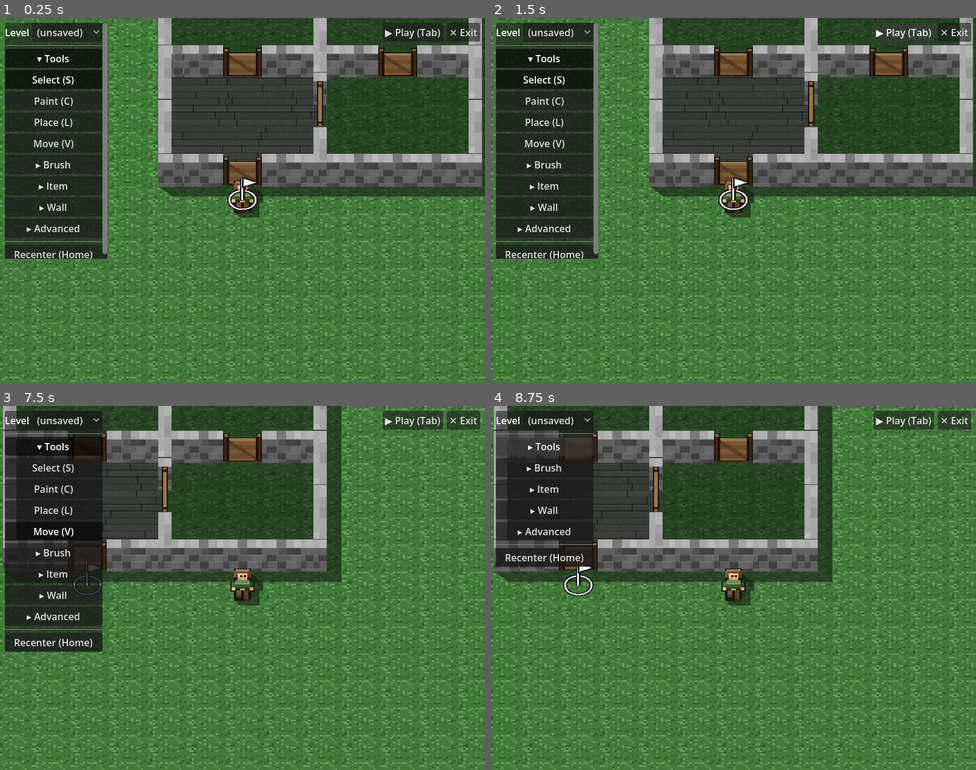
Above: before the commit, frames 1-4 (two rows, left to right).
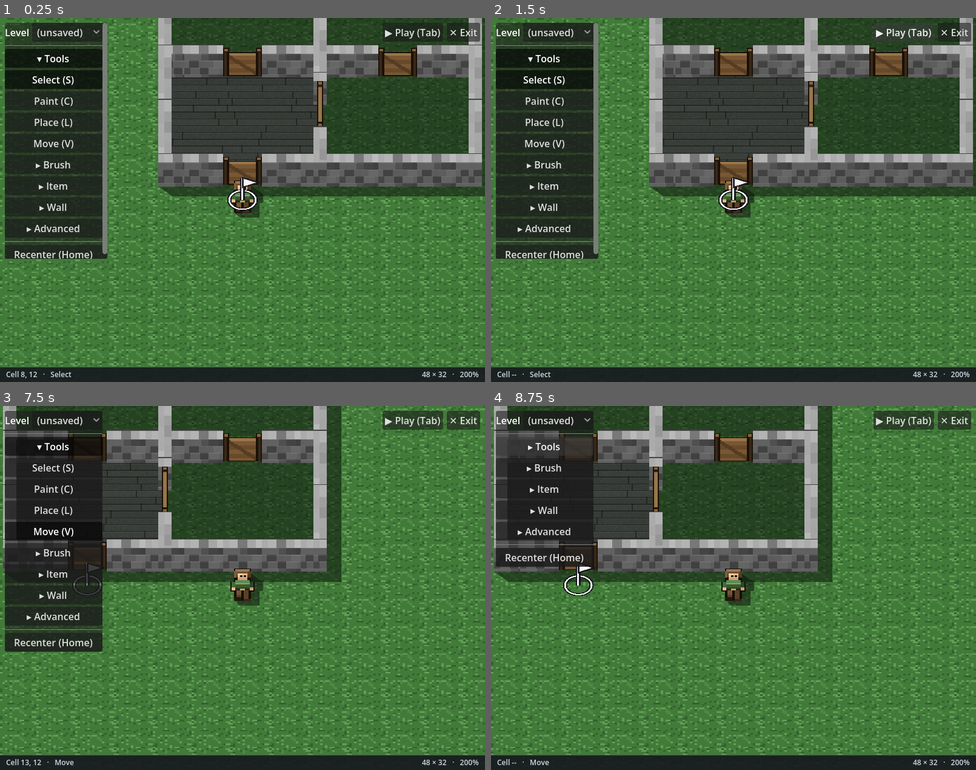
Above: after the commit, the same moments.

Repository: Malcolm-Malloy/grid-quest
Game: Godot game, scene res://main.tscn
Two runs of this game, one before a commit and one after it. Both use one fixed random seed, a clock stepped at 60 frames per second and the inputs below.
Inputs (mouse positions are in pixels of both pictures, inside the frame that each line leads up to):
- Up to frame 1 (0.25 s): no input
- Up to frame 2 (1.5 s): click "▶ Play (Tab)" at 0.5 s; click "■ Edit (Tab)" at 1.25 s
- Up to frame 3 (7.5 s): click "▶ Play (Tab)" at 2 s; tap Enter at 2.75 s; move the mouse to (349, 569) at 2.77 s; hold Right (ui_right) 2.78-3.5 s; tap Delete at 2.85 s; click (349, 569) at 2.92 s; drag from (145, 606) to (218, 660) at 3.52 s; move the mouse to (291, 507) at 4.27 s; hold Right (ui_right) 4.28-5 s; tap G at 4.35 s; click (291, 507) at 4.42 s; drag from (218, 660) to (97, 533) at 5.02 s; move the mouse to (388, 642) at 5.77 s; hold Left (ui_left) 5.78-6.5 s; tap V at 5.85 s; click (388, 642) at 5.92 s; drag from (97, 533) to (169, 497) at 6.52 s; tap Space at 7.25 s; move the mouse to (266, 588) at 7.27 s; hold Down (ui_down) from 7.28 s (still down); tap H at 7.35 s; click (266, 588) at 7.42 s
- Up to frame 4 (8.75 s): release Down (ui_down) at 8 s; click "▾ Tools" at 8 s

The runs differ from the first frame. In frame 1, 4.2% of the frame differs, in the area x 0-100%, y 95-100%; in frame 2, 4.2%; in frame 3, 4.2%; in frame 4, 4.2%.

Commit message:
Editor: a status bar (the last open Phase A group-4 item)
A thin readout along the bottom, per ROADMAP "Editor layout": hovered
cell, active tool, selection size on the left; map dimensions and zoom
on the right. Precise placement on a 48x32 grid needs coordinates, and
resizing needs to see the dimensions move.

- The two halves anchor to opposite edges, so neither field dances as
  the other's text changes - only the gap between them moves.
- It names the TOOL, not the mode: the strip merged twelve modes into
  four tools, so WAND/BOX/SELECT all read "Select", CELL -> "Paint",
  WALL -> "Place: Wall". Otherwise the bar and the strip would disagree
  about what you are holding.
- Two new FloorManager accessors. hovered_cell() gates exactly like
  _process does (nothing in PLAY, off-window, over the UI, or past the
  map edge), so the readout blanks when the highlights stand down; it is
  not _hover_cell, which the highlight paths blank while the cursor is
  still over a cell. selection_summary() reports the unit the selection
  was made in - a floor selection reads quads, not a rounded-up cell,
  when its quarters do not tile whole cells.
- Polls, except the selection: counting a floor selection's cells walks
  every selected quarter, so that one field caches off selection_changed
  instead of recomputing each frame.
- WxH is the bounding box, which only tells the whole story while the
  map is a rectangle; once holes are carved the real cell count is
  appended, in that case only.
- Brings its own near-opaque background. The default PanelContainer
  panel is nearly transparent and a render showed the text washing out
  over pale floors.
- The tool strip can grow to fill the window, so _relayout now subtracts
  the bar's height - asked of the bar, since the theme decides it, not a
  constant either of them picks.
- Tests: dev/test_status_bar (31 checks). Verified visually.

Co-Authored-By: Claude Opus 5 <noreply@anthropic.com>

Diff:
--- /dev/null
+++ b/dev/test_status_bar.gd
@@ -0,0 +1,118 @@
+extends Node
+
+# Dev-only headless test for the editor STATUS BAR (ROADMAP "Editor layout" -> "A thin status bar",
+# the last open item of Phase A group 4). Checks the bar exists, is EDIT-only chrome, reports the
+# hovered cell / active tool / selection size / map dimensions / zoom, and that the tool strip leaves
+# room for it. Text-only, no render.
+#   /Applications/Godot.app/Contents/MacOS/Godot --headless --path . res://dev/test_status_bar.tscn
+
+var _fails := 0
+
+func _check(label: String, cond: bool) -> void:
+	print(("PASS " if cond else "FAIL ") + label)
+	if not cond:
+		_fails += 1
+
+func _ready() -> void:
+	MapIO.auto_load = false
+	var main: Node = load("res://main.tscn").instantiate()
+	add_child(main)
+	await get_tree().process_frame
+	var sb = get_tree().get_first_node_in_group("status_bar")
+	_check("status bar exists (grouped)", sb != null)
+	var fm = main.get_node("World/FloorManager")
+	var gb = main.get_node("World/GridBackground")
+	var cam = main.get_node("Camera2D") as Camera2D
+
+	# --- editor-only chrome, exactly like the tool strip ---
+	EditorMode.set_mode(EditorMode.Mode.EDIT)
+	_check("visible in EDIT", sb.visible)
+	EditorMode.set_mode(EditorMode.Mode.PLAY)
+	_check("hidden in PLAY", not sb.visible)
+	EditorMode.set_mode(EditorMode.Mode.EDIT)
+
+	# --- hovered cell. Headless has no real pointer, so drive FloorManager's own accessor: it must
+	# report nothing while the cursor is away or the mode is PLAY, which is when the highlights are
+	# also standing down.
+	_check("hovered_cell reports nothing with the cursor off the window",
+		fm.hovered_cell() == fm.INVALID_CELL)
+	EditorMode.set_mode(EditorMode.Mode.PLAY)
+	_check("hovered_cell reports nothing in PLAY", fm.hovered_cell() == fm.INVALID_CELL)
+	EditorMode.set_mode(EditorMode.Mode.EDIT)
+	_check("the readout says 'Cell --' when there is no cell", "Cell --" in sb._compose_left())
+
+	# --- active tool: the bar must name the MERGED tool the user picked, not the internal mode ---
+	fm.set_mode(fm.Mode.CELL)
+	_check("Cell mode reads as Paint", "Paint" in sb._compose_left())
+	fm.set_mode(fm.Mode.FINE)
+	_check("Fine mode names the grain", "Paint (Fine)" in sb._compose_left())
+	fm.set_mode(fm.Mode.DOOR)
+	_check("Door mode reads as Place: Door", "Place: Door" in sb._compose_left())
+	fm.set_mode(fm.Mode.BOX)
+	_check("Box mode reads as Select (all three select modes are one tool)",
+		"Select" in sb._compose_left())
+	_check("every mode has a name", sb.TOOL_NAMES.size() == fm.Mode.size())
+
+	# --- selection size, in the unit the selection was made in ---
+	_check("no selection field with nothing selected", not ("Sel " in sb._compose_left()))
+	_check("selection_summary is empty with nothing selected", fm.selection_summary() == "")
+	# a floor selection is quarter-grained: whole cells report cells, a partial cell reports quads
+	# Each change goes through _refresh_selection_overlay, the real path that emits selection_changed --
+	# the bar CACHES the selection off that signal (recounting every selected quarter each frame would
+	# be the one expensive thing on a per-frame readout), so the signal is part of what is under test.
+	fm._sel_kind = "floor"
+	fm._sel_quads = {Vector2i(4, 4): true, Vector2i(5, 4): true, Vector2i(4, 5): true, Vector2i(5, 5): true}
+	fm._refresh_selection_overlay()
+	_check("four quarters of one cell report 1 cell", fm.selection_summary() == "1 cell")
+	_check("the bar shows the selection", "Sel 1 cell" in sb._compose_left())
+	fm._sel_quads.erase(Vector2i(5, 5))
+	fm._refresh_selection_overlay()
+	_check("a partial cell reports quads, not a rounded-up cell", fm.selection_summary() == "3 quads")
+	_check("the bar followed the change without being told twice", "Sel 3 quads" in sb._compose_left())
+	fm._clear_selection()
+	fm._refresh_selection_overlay()
+	# a wall selection counts walls
+	fm._sel_kind = "wall"
+	fm._sel_cells = {Vector2i(1, 1): true, Vector2i(2, 1): true}
+	fm._refresh_selection_overlay()
+	_check("a wall selection counts walls", fm.selection_summary() == "2 walls")
+	_check("the bar shows walls too", "Sel 2 walls" in sb._compose_left())
+	fm._clear_selection()
+	fm._refresh_selection_overlay()
+	_check("clearing the selection drops the field", fm.selection_summary() == "")
+	_check("...and the bar drops it too", not ("Sel " in sb._compose_left()))
+
+	# --- map dimensions + zoom (the right half) ---
+	gb.set_grid_size(48, 32)
+	gb.set_absent_cells({})
+	cam.zoom = Vector2(2, 2)
+	var right: String = sb._compose_right()
+	_check("dimensions read as the grid size", "48 × 32" in right)
+	_check("zoom reads as a percentage", "200%" in right)
+	cam.zoom = Vector2(0.5, 0.5)
+	_check("zoom follows the camera", "50%" in sb._compose_right())
+	# a jagged map's bounding box overstates it, so the true cell count is appended -- but only then
+	_check("a full rectangle shows no cell count", not ("cells" in right))
+	gb.set_absent_cells({Vector2i(0, 0): true, Vector2i(1, 0): true, Vector2i(2, 0): true})
+	_check("a map with holes appends the real cell count", "(1533 cells)" in sb._compose_right())
+	gb.set_absent_cells({})
+
+	# --- the two pieces of EDIT-only chrome on the left/bottom do not overlap ---
+	var ts = get_tree().get_first_node_in_group("tool_strip")
+	ts._relayout()
+	var vp: float = ts.get_viewport().get_visible_rect().size.y
+	_check("the tool strip reserves the bar's REAL height, not a guess",
+		ts._scroll.custom_minimum_size.y <= vp - sb.height())
+	# the theme decides how tall one line of text in a PanelContainer is, so the bar measures itself
+	# rather than trusting the constant; the constant is only the floor.
+	_check("the bar reports at least its declared floor", sb.height() >= sb.HEIGHT)
+	_check("the reported height is the panel's own minimum",
+		sb.height() == max(sb._panel.get_combined_minimum_size().y, sb.HEIGHT))
+	_check("a taller-than-declared bar grows UP, staying flush with the bottom edge",
+		sb._panel.grow_vertical == Control.GROW_DIRECTION_BEGIN)
+
+	# --- the readout is inert: it must never eat the hover the map tools need ---
+	_check("the bar ignores the mouse", sb._panel.mouse_filter == Control.MOUSE_FILTER_IGNORE)
+
+	print("RESULT: %s (%d failures)" % ["OK" if _fails == 0 else "FAILURES", _fails])
+	get_tree().quit(_fails)
--- /dev/null
+++ b/dev/test_status_bar.tscn
@@ -0,0 +1,6 @@
+[gd_scene format=3 uid="uid://c1qs7nvxk2bar"]
+
+[ext_resource type="Script" path="res://dev/test_status_bar.gd" id="1"]
+
+[node name="TestStatusBar" type="Node"]
+script = ExtResource("1")
--- a/floors/floor_manager.gd
+++ b/floors/floor_manager.gd
@@ -1059,6 +1059,38 @@
 func mode() -> int:
 	return _mode
 
+# --- status bar API (ui/status_bar.gd): read-only descriptions of the current editing state ---
+
+# The map cell under the pointer, or INVALID_CELL when there is no cell to report: in PLAY, with the
+# cursor off the game window or over the editor UI, or past the edge of the map (a hole in a jagged
+# map counts as past it -- an absent cell is void, not part of the map). The gating deliberately
+# mirrors _process's, so the readout goes blank exactly when the hover highlights stand down.
+# NOT the same thing as _hover_cell, which is a dedupe tracker the highlight paths blank out while
+# the cursor is still very much over a cell.
+func hovered_cell() -> Vector2i:
+	if EditorMode.is_play() or not _mouse_inside or _pointer_over_ui():
+		return INVALID_CELL
+	var local := get_local_mouse_position()
+	var cell := Vector2i(floori(local.x / CELL), floori(local.y / CELL))
+	var gb = get_node_or_null("../GridBackground")
+	if gb != null and not gb.cell_present(cell.x, cell.y):
+		return INVALID_CELL
+	return cell
+
+# How big the committed selection is, in the unit it was actually made in ("" when nothing is
+# selected). A floor selection is QUARTER-grained, so it reports cells only when its quarters tile
+# whole cells and quads otherwise: half a cell must never read as a whole one.
+func selection_summary() -> String:
+	if has_floor_selection():
+		var cells: int = selection_lit_cells().size()
+		if _sel_quads.size() == cells * 4:
+			return "%d cell%s" % [cells, "" if cells == 1 else "s"]
+		return "%d quad%s" % [_sel_quads.size(), "" if _sel_quads.size() == 1 else "s"]
+	if has_wall_selection():
+		var n: int = _sel_cells.size()
+		return "%d wall%s" % [n, "" if n == 1 else "s"]
+	return ""
+
 # --- persistent Brush panel API (tool_strip.gd): read + set the armed floor brush without the menu ---
 
 func is_armed() -> bool:
--- a/main.tscn
+++ b/main.tscn
@@ -16,6 +16,7 @@
 [ext_resource type="Script" path="res://ui/inspector.gd" id="14"]
 [ext_resource type="Script" path="res://world/spawn_marker.gd" id="15"]
 [ext_resource type="Script" path="res://world/pickups.gd" id="16"]
+[ext_resource type="Script" path="res://ui/status_bar.gd" id="17"]
 
 [node name="Main" type="Node2D"]
 
@@ -77,3 +78,6 @@
 
 [node name="Inspector" type="CanvasLayer" parent="."]
 script = ExtResource("14")
+
+[node name="StatusBar" type="CanvasLayer" parent="."]
+script = ExtResource("17")
--- /dev/null
+++ b/ui/status_bar.gd
@@ -0,0 +1,161 @@
+extends CanvasLayer
+
+# The editor status bar (ROADMAP "Editor layout" -> "A thin status bar"): a strip along the bottom
+# showing the live editing state the other chrome does not -- hovered cell, active tool, selection
+# size, map dimensions and zoom. Precise placement on a 48x32 grid needs coordinates, and resizing
+# needs to see the dimensions change, so this is read-only readout, never a control.
+#
+# Editor-only chrome, like the tool strip: it hides in PLAY (see EditorMode). The left tool strip
+# reserves HEIGHT at the bottom of the window so a full-height strip cannot sit under the bar.
+#
+# It POLLS rather than subscribing. The hovered cell changes with mouse motion AND with camera pan,
+# so there is no one signal to hang it on; a per-frame read of a handful of values is cheaper than
+# the plumbing, and the label is only re-set when the composed text actually changes, so a still
+# mouse costs nothing downstream.
+
+# The bar's height is whatever the theme's PanelContainer needs around one line of 12px text (36px
+# with the default theme), NOT a number we pick: hard-coding one just makes the strip's reservation
+# wrong when the theme changes. HEIGHT is only the floor and the pre-instantiation fallback; height()
+# below is the truth, and the tool strip asks for it.
+const HEIGHT := 24
+
+# authoring modes, mirrored from FloorManager.Mode (the M_* order MUST match that enum), the same
+# way ui/tool_strip.gd mirrors it.
+enum { M_WAND, M_CELL, M_FINE, M_ERASE, M_WALL, M_DOOR, M_SELECT, M_BOX, M_BRIDGE, M_MOVE, M_EYEDROP,
+	M_SPAWN, M_ITEM }
+
+# What each mode is CALLED, in the merged four-tool vocabulary the strip now speaks (Select / Paint /
+# Place / Move, see tool_strip.gd): the bar must name the tool the user picked, not the internal mode
+# it resolved to, or the readout and the strip would disagree. Erase and Eyedropper have no strip
+# button but are still modes you can be in (E / I), so they name themselves.
+const TOOL_NAMES := {
+	M_WAND: "Select", M_BOX: "Select", M_SELECT: "Select",
+	M_CELL: "Paint", M_FINE: "Paint (Fine)",
+	M_WALL: "Place: Wall", M_DOOR: "Place: Door", M_BRIDGE: "Place: Bridge",
+	M_ITEM: "Place: Item", M_SPAWN: "Place: Spawn",
+	M_MOVE: "Move", M_ERASE: "Erase", M_EYEDROP: "Eyedropper",
+}
+
+const SEP := "   ·   "
+
+var _panel: PanelContainer
+var _left: Label   # hovered cell, active tool, selection -- grows rightward from a fixed left edge
+var _right: Label  # map size, zoom -- grows leftward from a fixed right edge
+var _last_left := ""
+var _last_right := ""
+# The selection field is the one value that is expensive to derive (a floor selection's cell count
+# walks every selected quarter) and the only one that cannot change without announcing itself -- so
+# it is the one thing here that is cached off a signal rather than polled each frame.
+var _sel_text := ""
+
+func _ready() -> void:
+	layer = 8 # below the inspector (9) and the mode toggle (10), above the world
+	add_to_group("status_bar")
+	visible = EditorMode.is_edit()
+	EditorMode.changed.connect(func(_m): visible = EditorMode.is_edit())
+
+	_panel = PanelContainer.new()
+	_panel.set_anchors_preset(Control.PRESET_BOTTOM_WIDE)
+	_panel.offset_top = -HEIGHT # a floor, not a cap: the theme's own margins may make it taller
+	_panel.grow_vertical = Control.GROW_DIRECTION_BEGIN # if it is taller, it grows UP, staying flush
+	_panel.mouse_filter = Control.MOUSE_FILTER_IGNORE # a readout is not a target: never steal the hover
+	# The default PanelContainer panel is nearly transparent, which left the text washing out over pale
+	# floors (verified against a render). A readout has to be readable over ANY map, so the bar brings
+	# its own near-opaque dark ground with a hairline top edge to separate it from the world above.
+	var bg := StyleBoxFlat.new()
+	bg.bg_color = Color(0.09, 0.10, 0.12, 0.92)
+	bg.border_color = Color(0.30, 0.33, 0.38, 0.9)
+	bg.border_width_top = 1
+	bg.content_margin_left = 10
+	bg.content_margin_right = 10
+	bg.content_margin_top = 4
+	bg.content_margin_bottom = 4
+	_panel.add_theme_stylebox_override("panel", bg)
+	add_child(_panel)
+
+	var row := HBoxContainer.new()
+	row.mouse_filter = Control.MOUSE_FILTER_IGNORE
+	row.add_theme_constant_override("separation", 12)
+	_panel.add_child(row)
+
+	# The two halves are anchored to opposite edges so neither field DANCES as the other's text
+	# changes: only the gap between them moves.
+	_left = _make_label()
+	_left.size_flags_horizontal = Control.SIZE_EXPAND_FILL
+	row.add_child(_left)
+
+	_right = _make_label()
+	_right.horizontal_alignment = HORIZONTAL_ALIGNMENT_RIGHT
+	row.add_child(_right)
+
+	var fm = _floor_manager()
+	if fm != null:
+		fm.selection_changed.connect(_on_selection_changed)
+	_refresh()
+
+func _on_selection_changed() -> void:
+	var fm = _floor_manager()
+	_sel_text = fm.selection_summary() if fm != null else ""
+
+# How much room the bar actually takes along the bottom, for whoever has to stay clear of it (the
+# tool strip). The COMBINED MINIMUM is what drives the panel's height and, unlike its laid-out size,
+# is already correct before the first layout pass -- so an early caller gets the real answer.
+func height() -> float:
+	return maxf(_panel.get_combined_minimum_size().y, HEIGHT) if _panel != null else float(HEIGHT)
+
+func _make_label() -> Label:
+	var l := Label.new()
+	l.mouse_filter = Control.MOUSE_FILTER_IGNORE
+	l.add_theme_font_size_override("font_size", 12)
+	l.add_theme_color_override("font_color", Color(0.82, 0.85, 0.9))
+	return l
+
+func _process(_delta: float) -> void:
+	if not visible:
+		return
+	_refresh()
+
+func _refresh() -> void:
+	var left := _compose_left()
+	if left != _last_left:
+		_last_left = left
+		_left.text = left
+	var right := _compose_right()
+	if right != _last_right:
+		_last_right = right
+		_right.text = right
+
+# hovered cell + active tool + selection size. The selection field is omitted entirely when nothing
+# is selected, so the common case stays short rather than reading "Sel: none".
+func _compose_left() -> String:
+	var fm = _floor_manager()
+	if fm == null:
+		return ""
+	var parts := []
+	var cell: Vector2i = fm.hovered_cell()
+	# "--" whenever there is no cell to name: off the window, over the UI, or past the map edge. The
+	# field never disappears, so the tool/selection fields beside it do not shuffle left.
+	parts.append("Cell --" if cell == fm.INVALID_CELL else "Cell %d, %d" % [cell.x, cell.y])
+	parts.append(TOOL_NAMES.get(fm.mode(), "?"))
+	if _sel_text != "":
+		parts.append("Sel " + _sel_text)
+	return SEP.join(parts)
+
+# map dimensions + zoom. The dimensions are the BOUNDING BOX, which is the whole story only while the
+# map is a full rectangle; once it has holes (the cell-existence model lets you carve jagged maps)
+# the box overstates it, so the true cell count is appended in that case and only that case.
+func _compose_right() -> String:
+	var parts := []
+	var gb = get_node_or_null("../World/GridBackground")
+	if gb != null:
+		var dims := "%d × %d" % [gb.grid_width, gb.grid_height]
+		if not gb.absent_cells.is_empty():
+			dims += " (%d cells)" % (gb.grid_width * gb.grid_height - gb.absent_cells.size())
+		parts.append(dims)
+	var cam := get_node_or_null("../Camera2D") as Camera2D
+	if cam != null:
+		parts.append("%d%%" % roundi(cam.zoom.x * 100.0))
+	return SEP.join(parts)
+
+func _floor_manager():
+	return get_node_or_null("../World/FloorManager")
--- a/ui/tool_strip.gd
+++ b/ui/tool_strip.gd
@@ -8,6 +8,9 @@
 # affected row/column on the GridBackground (green = will be added, red = will be removed) on hover.
 
 const EDGES := ["top", "bottom", "left", "right"]
+
+# only for its HEIGHT: the strip stops short of the status bar rather than overlapping it
+const StatusBarScript := preload("res://ui/status_bar.gd")
 
 # authoring modes, mirrored from FloorManager.Mode (the M_* order MUST match that enum, since
 # set_mode receives the raw index).
@@ -282,7 +285,12 @@
 func _relayout() -> void:
 	if _scroll == null or _content == null:
 		return
-	var avail: float = maxf(get_viewport().get_visible_rect().size.y - 16.0, 80.0)
+	# reserve the status bar's strip along the bottom, so a strip tall enough to fill the window stops
+	# above it instead of running underneath the readout (both are EDIT-only, so they always coexist).
+	# Asked of the bar itself, since its height comes from the theme, not from a number either of us picks.
+	var sb = get_tree().get_first_node_in_group("status_bar")
+	var bar: float = sb.height() if sb != null else float(StatusBarScript.HEIGHT)
+	var avail: float = maxf(get_viewport().get_visible_rect().size.y - 16.0 - bar, 80.0)
 	var want: float = _content.get_combined_minimum_size().y
 	_scroll.custom_minimum_size.y = minf(want, avail)
 
Not shown: 1 places in main.tscn that only renumber resources
Not shown, changed: ROADMAP.md
